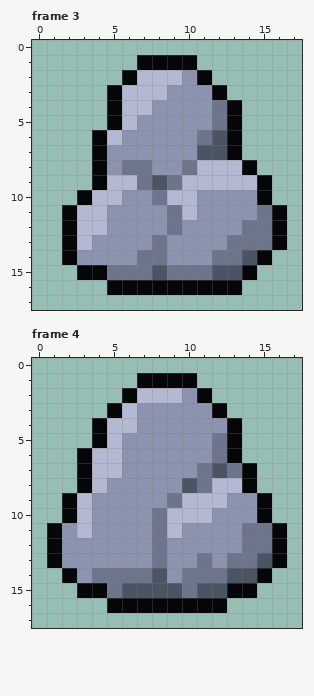
Pixel-art file -- The Sieni/Assets/Sprites/Sprites.ase. Above, as it was before the edit.
18x18 pixels, 25 frames. Colours within 5 levels of each other are drawn and written as one. Shown: frame 3, frame 4.
Once edited:
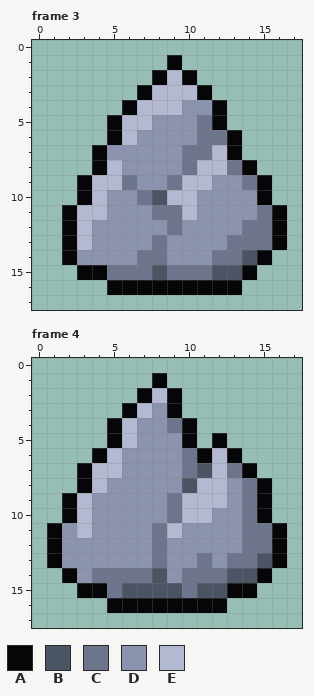
Palette (. is transparent): A #060608  B #4a5462  C #6d758d  D #8b93af  E #b3b9d1
Changes in this commit:
layer "Layer 2" added
layer "Layer 1" added
Frame 3, layers "Layer 1", "Layer 2", "Layer 3":
The author put colour A in row 9 at x 3.
Colour C becomes colour A in rows 4 to 5 at x 12.
Colour D becomes colour A in row 2 at x 10; in row 3 at x 11.
Colour E becomes colour A in row 2 at x 8; in row 3 at x 7; in row 4 at x 6; in row 6 at x 5.
Colour C becomes colour B in row 10 at x 8.
Colour B becomes colour C in row 6 at x 12; in row 7 at x 11.
Colour D becomes colour C in row 5 at x 11; in row 7 at x 10; in row 10 at x 7; in row 11 at x 8.
Colour E becomes colour C in row 8 at x 13; in row 9 at x 6 and 14.
Colour B becomes colour D in row 9 at x 8.
Colour C becomes colour D in row 8 at x 6 to 7; in row 9 at x 7.
Colour E becomes colour D in row 9 at x 12 to 13; in row 10 at x 5; in row 12 at x 4.
Colour A becomes colour E in row 9 at x 4.
Colour B becomes colour E in row 7 at x 12.
Colour D becomes colour E in row 3 at x 9 to 10; in row 4 at x 8 to 9; in row 5 at x 7; in row 6 at x 6; in row 8 at x 5.
Colour A is removed in row 1 at x 7 to 8 and 10; in row 2 at x 6 and 11; in row 3 at x 5 and 12; in row 4 at x 5 and 13; in row 5 at x 13; in row 6 at x 4.
Colour E is removed in row 2 at x 7; in row 3 at x 6.
Frame 4, layers "Layer 2", "Layer 3":
The author put colour A in row 8 at x 15.
Colour C becomes colour A in row 5 at x 12.
Colour D becomes colour A in row 3 at x 9; in rows 4 to 5 at x 10; in row 6 at x 11.
Colour E becomes colour A in row 2 at x 7 and 9; in row 3 at x 6; in rows 4 to 5 at x 5; in row 6 at x 4.
Colour C becomes colour B in row 7 at x 11.
Colour A becomes colour C in row 8 at x 14.
Colour D becomes colour C in row 4 at x 9; in rows 6 to 7 at x 10; in rows 9 to 10 at x 14.
Colour E becomes colour C in row 10 at x 9.
Colour C becomes colour D in row 10 at x 8.
Colour E becomes colour D in row 8 at x 13.
Colour B becomes colour E in row 7 at x 12.
Colour C becomes colour E in row 6 at x 12; in row 8 at x 11.
Colour D becomes colour E in row 3 at x 7; in row 5 at x 6.
Colour A is removed in row 1 at x 7 and 9 to 10; in row 2 at x 6 and 11; in row 3 at x 5 and 12; in rows 4 to 5 at x 4 and 13; in row 6 at x 3.
Colour D is removed in row 2 at x 10; in row 3 at x 10 to 11; in row 4 at x 11 to 12; in row 5 at x 11.
Where, in picture pixels (left, top, right, bottom), the same in both pictures:
changed: (77, 55, 257, 235)
changed: (77, 373, 272, 523)
